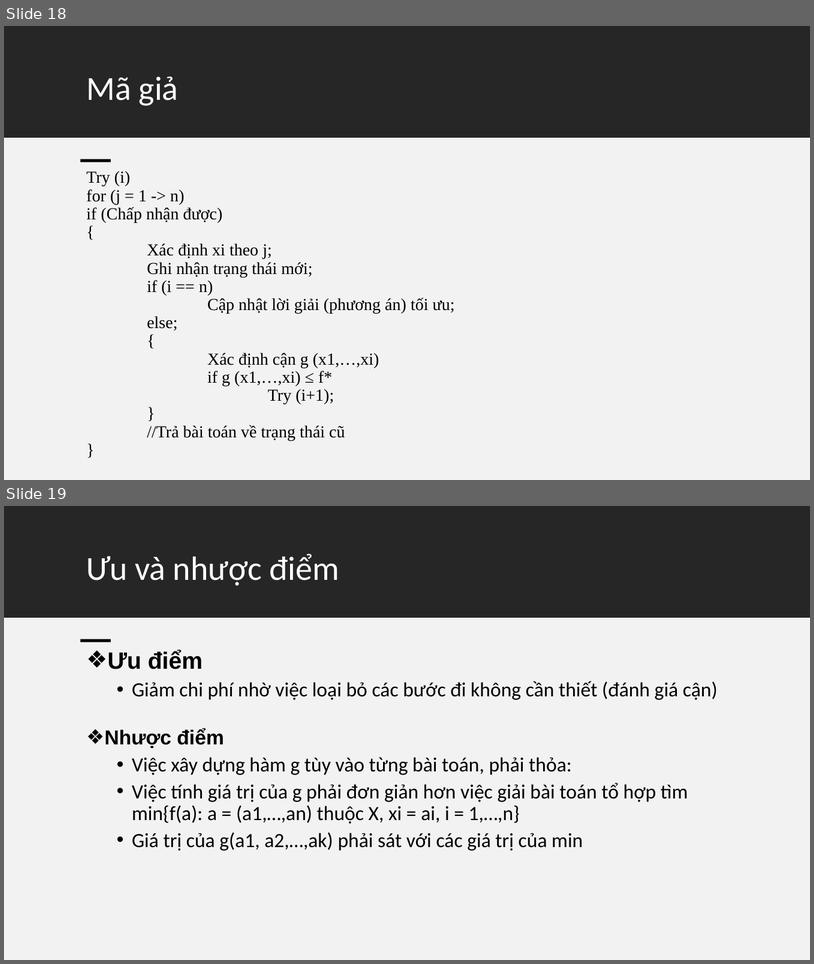
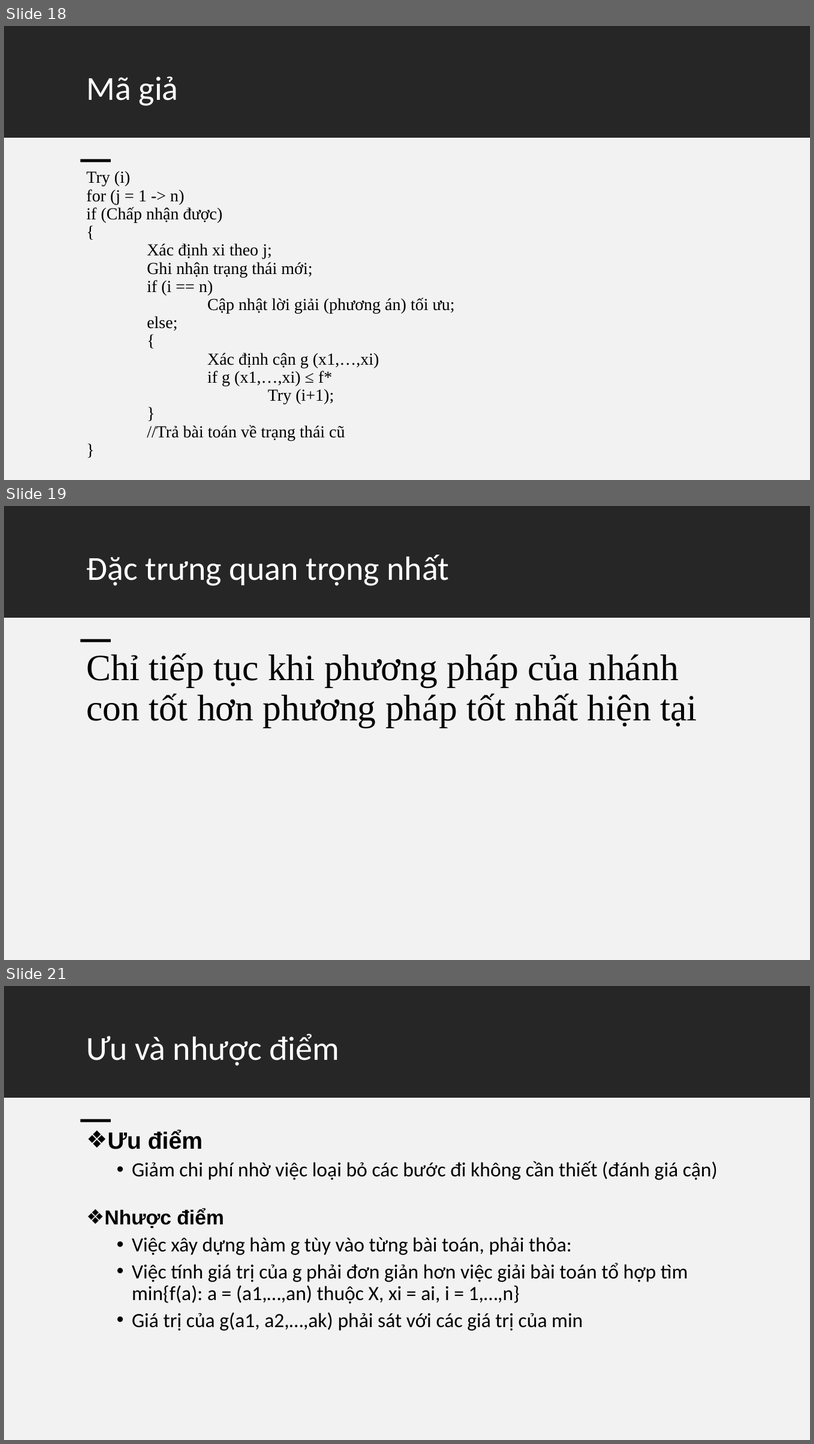
Before and after one commit to Nhatthanh1/CS112.L23.N09, a slide deck: Seminar/BranchAndBound.pptx. Shown one above the other, each under a label of ours: slides 18 and 19 before the commit, slides 18, 19 and 21 after it; the slides between them are not shown. The pictures are 814x964 and 814x1444 pixels, drawn with LibreOffice and Linux fonts; fonts in the diff are those of the drawing. Boxes give left, top, right and bottom in pixels: in the first picture for what was removed or moved away, otherwise in the second. Text is boxed around its words. In the diff, an @@ line names an element or a change of style, - is before the commit and + after.

```diff
--- a/Seminar/BranchAndBound.pptx
+++ b/Seminar/BranchAndBound.pptx
@@ slide 19 added at bbox=[4, 506, 810, 960], background #FFFFFF @@
@@ rectangle added at bbox=[4, 506, 810, 618], fill #262626 @@
@@ title added at bbox=[87, 555, 450, 586], 40 pt, text #FFFFFF @@
+Đặc trưng quan trọng nhất
@@ rectangle added at bbox=[4, 618, 810, 960], fill #F2F2F2 @@
@@ rectangle added at bbox=[81, 639, 111, 642], fill #000000 @@
@@ text added at bbox=[86, 653, 697, 727], 44 pt, text #000000 @@
+Chỉ tiếp tục khi phương pháp của nhánh con tốt hơn phương pháp tốt nhất hiện tại
@@ what was slide 19 is now slide 21 @@
```
Also in this commit, not shown: 2 other slides added.
